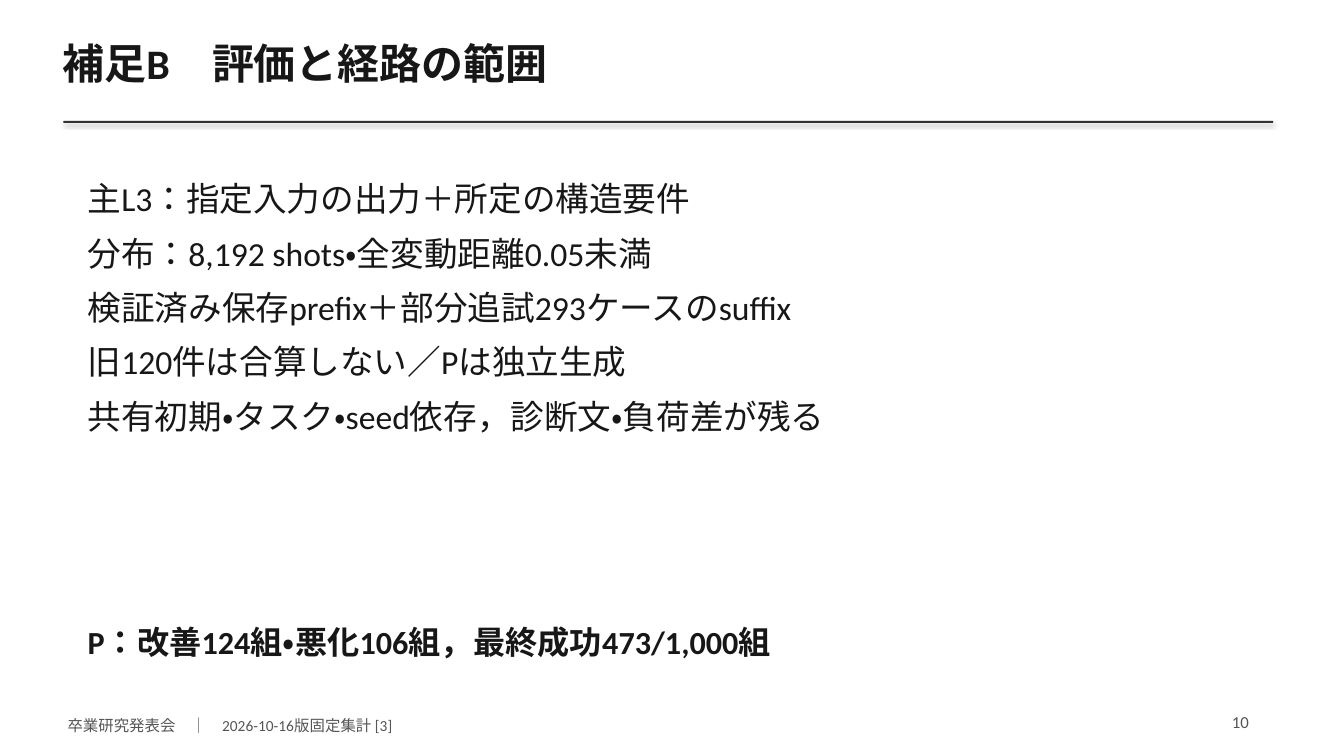
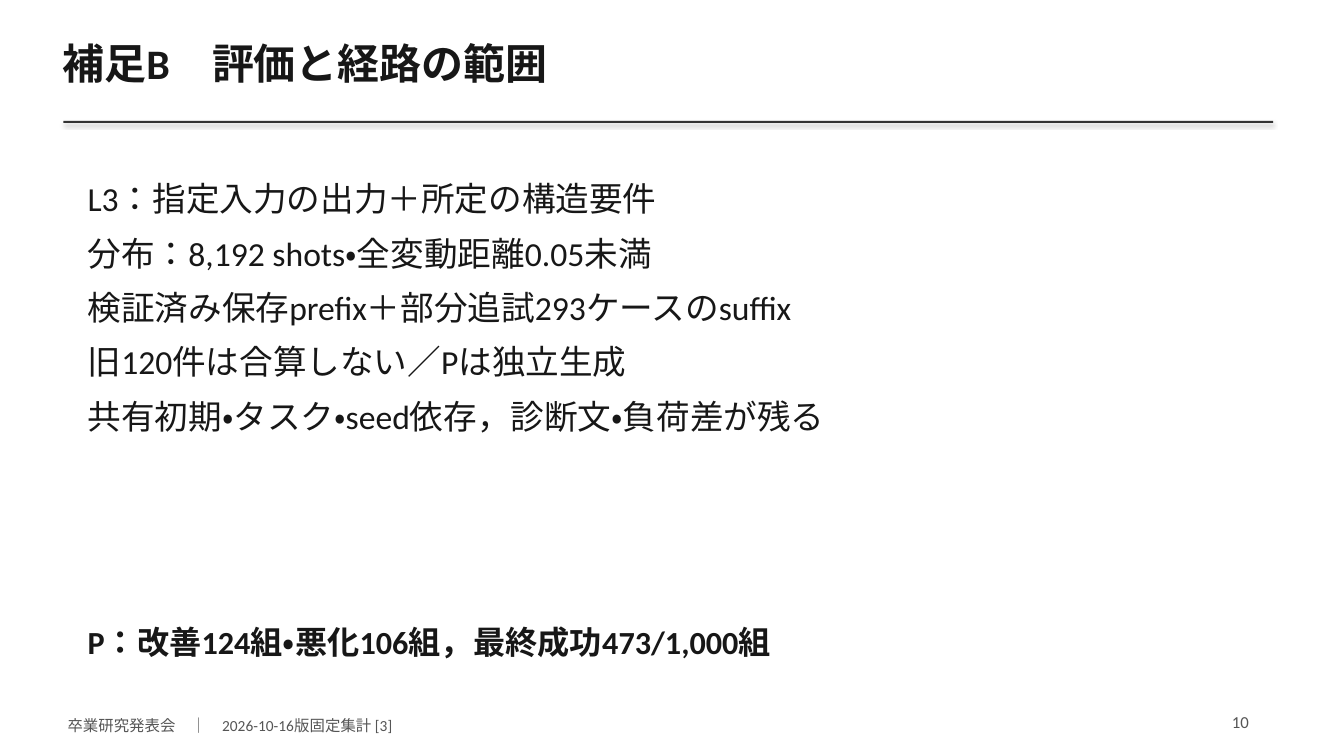
Before and after one commit to yuuma-ito/2026_ito_qLLM-ver3, a slide deck: slide 10 of docs/graduation2026/slides.pptx. Drawn at 1344x756 pixels with LibreOffice and Linux fonts; fonts in the diff are those of the drawing. Boxes give left, top, right and bottom in pixels: in the first picture for what was removed or moved away, otherwise in the second. Text is boxed around its words. In the diff, an @@ line names an element or a change of style, - is before the commit and + after.

Commit message:
docs: 評価表現をL3成功に統一し未定義変数の失敗分類を明記
卒論・要旨・発表資料と生成元の主L3表記を整理し、評価水準はL3、達成結果はL3成功とした。原因確認済みの旧unknown表記を実行時エラー（未定義変数）へ修正した。

Word・PowerPoint・PDFを再生成し、現行15成果物の旧表記残存なし、固定出典・集計値不変、図表・本文収録・体裁を検証した。指定フォント未導入による既存のPDF代替フォント制約は記録を維持した。

```diff
--- a/docs/graduation2026/slides.pptx
+++ b/docs/graduation2026/slides.pptx
@@ text at [88,184,657,214]: text changed @@
-主L3：指定入力の出力＋所定の構造要件
+L3：指定入力の出力＋所定の構造要件
```
Also in this commit, not shown: 1 other slide changed, 43 other files.
